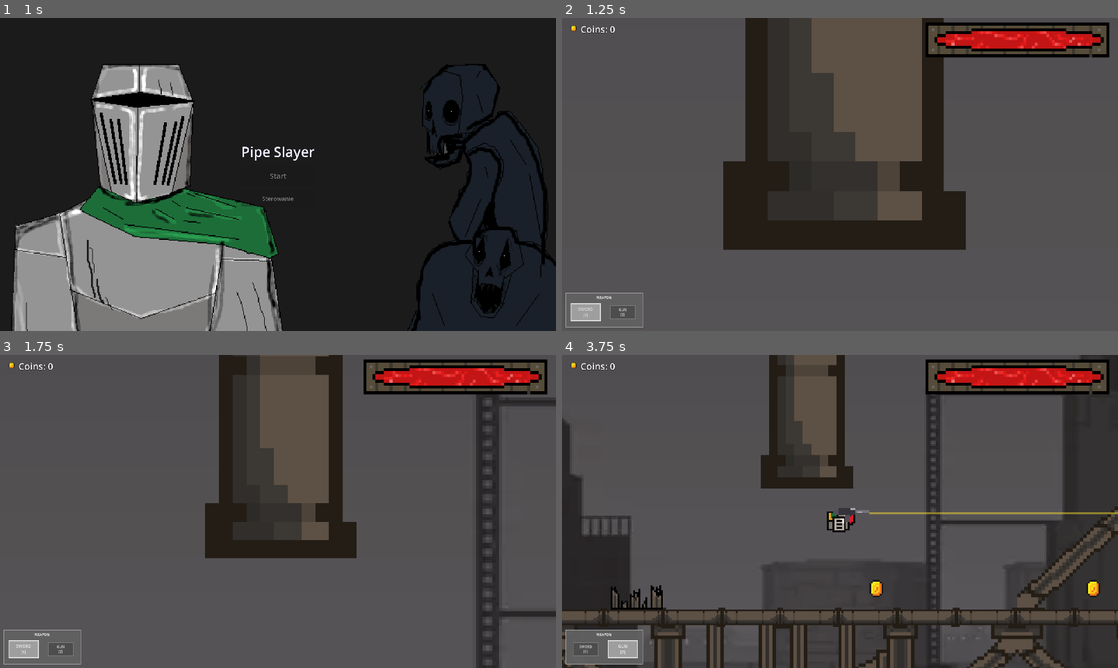
Above: before the commit, frames 1-4 (two rows, left to right).
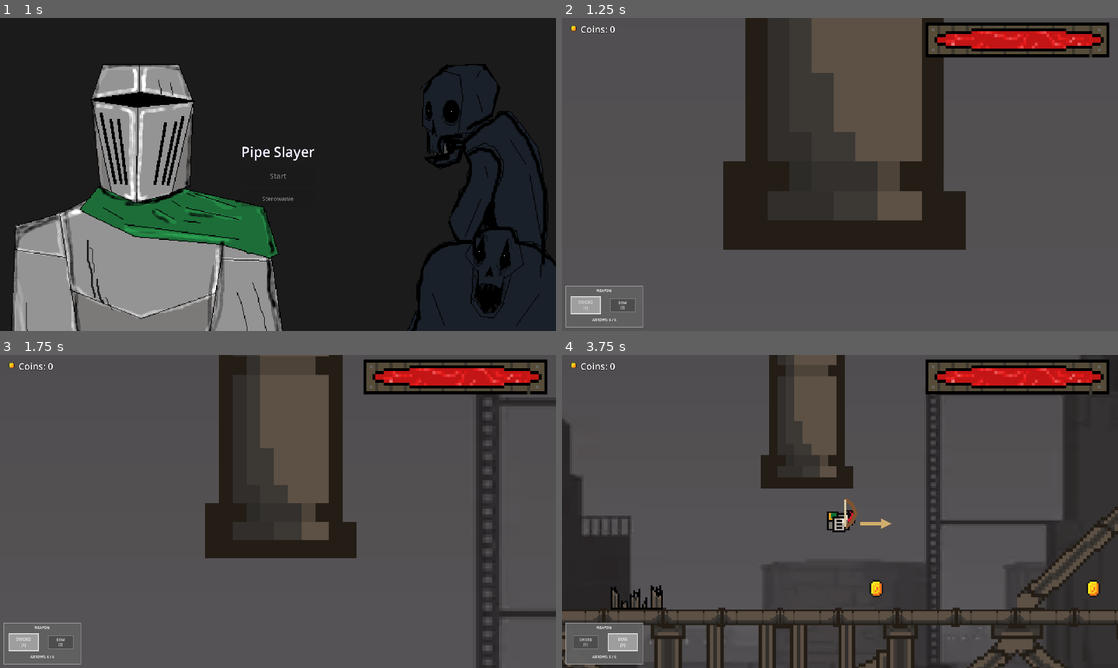
Above: after the commit, the same moments.

Repository: rkywsa/FemboyParty
Game: Godot game, scene res://MainMenu/main_menu.tscn
The game is run twice, just before and just after one commit, with the same random seed, the same clock (stepped at 60 frames per second) and the same inputs. Sound files missing from this copy of the repository are replaced by a short silence.
Inputs (mouse positions are in pixels of both pictures, inside the frame that each line leads up to):
- Up to frame 1 (1 s): click "Start" at 0.5 s
- Up to frame 2 (1.25 s): no input
- Up to frame 3 (1.75 s): click "SWORD [1]" at 1.25 s
- Up to frame 4 (3.75 s): click (623, 649) at 2 s, where only the run before the commit has a clickable "GUN [2]"; click (623, 642) at 2.75 s, where only the run after the commit has a clickable "BOW [2]"; tap Enter (ui_accept) at 3.5 s; move the mouse to (962, 495) at 3.52 s; hold Right (ui_right) from 3.53 s (still down); tap 2 at 3.6 s; click (962, 495) at 3.67 s

Frame 1 is identical in both runs. In frame 2, 0.5% of the frame differs, in the area x 0-15%, y 85-97%; in frame 3, 0.5%; in frame 4, 1.3%, in the area x 0-100%, y 45-97%.

Commit message:
everything change

Diff:
--- a/Enemy/enemy.gd
+++ b/Enemy/enemy.gd
@@ -1,4 +1,6 @@
 extends CharacterBody2D
+
+signal enemy_defeated
 
 @onready var animated_sprite: AnimatedSprite2D = $AnimatedSprite2D
 @onready var collision_shape: CollisionShape2D = $CollisionShape2D
@@ -40,6 +42,7 @@
 	weapon_health = maxi(weapon_health - amount, 0)
 	if weapon_health == 0:
 		defeated = true
+		enemy_defeated.emit()
 		velocity = Vector2.ZERO
 		collision_shape.set_deferred("disabled", true)
 		animated_sprite.play("die")
--- a/Graphics/level.gd
+++ b/Graphics/level.gd
@@ -15,7 +15,8 @@
 
 var coins: int = 0
 var sword_button: Button
-var rifle_button: Button
+var bow_button: Button
+var ammo_label: Label
 var end_reached := false
 var menu_buttons: Array[Button] = []
 var menu_focus_index := 0
@@ -34,7 +35,9 @@
 	health_bar.value = player.health
 	player.health_changed.connect(_on_player_health_changed)
 	player.weapon_changed.connect(_on_player_weapon_changed)
+	player.arrow_ammo_changed.connect(_on_player_arrow_ammo_changed)
 	_on_player_weapon_changed(player.current_weapon)
+	_on_player_arrow_ammo_changed(player.arrow_ammo, player.MAX_ARROW_AMMO)
 	menu_buttons = [restart_button, quit_button]
 	backgroundmusic.play()
 	await get_tree().create_timer(2.38).timeout
@@ -155,7 +158,7 @@
 	panel.name = "WeaponSelector"
 	panel.set_anchors_preset(Control.PRESET_BOTTOM_LEFT)
 	panel.offset_left = 12.0
-	panel.offset_top = -132.0
+	panel.offset_top = -156.0
 	panel.offset_right = 280.0
 	panel.offset_bottom = -12.0
 	panel.add_theme_stylebox_override("panel", _make_weapon_panel_style())
@@ -177,11 +180,16 @@
 	layout.add_child(weapon_row)
 
 	sword_button = _make_weapon_button("SWORD\n[1]")
-	rifle_button = _make_weapon_button("GUN\n[2]")
+	bow_button = _make_weapon_button("BOW\n[2]")
 	weapon_row.add_child(_make_weapon_slot(sword_button))
-	weapon_row.add_child(_make_weapon_slot(rifle_button))
+	weapon_row.add_child(_make_weapon_slot(bow_button))
 	sword_button.pressed.connect(player.select_weapon.bind("sword"))
-	rifle_button.pressed.connect(player.select_weapon.bind("rifle"))
+	bow_button.pressed.connect(player.select_weapon.bind("bow"))
+
+	ammo_label = Label.new()
+	ammo_label.horizontal_alignment = HORIZONTAL_ALIGNMENT_CENTER
+	ammo_label.add_theme_font_size_override("font_size", 12)
+	layout.add_child(ammo_label)
 
 
 func _make_weapon_slot(button: Button) -> CenterContainer:
@@ -229,11 +237,15 @@
 func _on_player_weapon_changed(weapon_name: String) -> void:
 	var sword_selected := weapon_name == "sword"
 	sword_button.custom_minimum_size = Vector2(104.0, 62.0) if sword_selected else Vector2(88.0, 48.0)
-	rifle_button.custom_minimum_size = Vector2(104.0, 62.0) if not sword_selected else Vector2(88.0, 48.0)
+	bow_button.custom_minimum_size = Vector2(104.0, 62.0) if not sword_selected else Vector2(88.0, 48.0)
 	sword_button.add_theme_font_size_override("font_size", 14 if sword_selected else 12)
-	rifle_button.add_theme_font_size_override("font_size", 14 if not sword_selected else 12)
+	bow_button.add_theme_font_size_override("font_size", 14 if not sword_selected else 12)
 	_set_weapon_button_style(sword_button, sword_selected)
-	_set_weapon_button_style(rifle_button, not sword_selected)
+	_set_weapon_button_style(bow_button, not sword_selected)
+
+
+func _on_player_arrow_ammo_changed(current_ammo: int, maximum_ammo: int) -> void:
+	ammo_label.text = "ARROWS: %d / %d" % [current_ammo, maximum_ammo]
 
 
 func _set_weapon_button_style(button: Button, selected: bool) -> void:
--- a/PlayerInteraction/player.gd
+++ b/PlayerInteraction/player.gd
@@ -2,6 +2,9 @@
 
 signal health_changed(current_health: int, maximum_health: int)
 signal weapon_changed(weapon_name: String)
+signal arrow_ammo_changed(current_ammo: int, maximum_ammo: int)
+
+const ARROW_SCENE: PackedScene = preload("res://arrow.tscn")
 
 @onready var animated_sprite: AnimatedSprite2D = $AnimatedSprite2D
 @onready var camera: Camera2D = $Camera2D
@@ -14,10 +17,12 @@
 const INTRO_ZOOM_MULTIPLIER: float = 3.0
 const INTRO_ZOOM_DURATION: float = 2.0
 const ATTACK_COOLDOWN: float = 1.0
+const BOW_COOLDOWN: float = 0.3
+const MAX_ARROW_AMMO: int = 6
+const AMMO_PER_KILL: int = 2
 const SWORD_RANGE: float = 42.0
-const RIFLE_RANGE: float = 600.0
 const SWORD_DAMAGE: int = 3
-const RIFLE_DAMAGE: int = 2
+const ARROW_DAMAGE: int = 2
 const KNOCKBACK_SPEED: float = 100.0
 const KNOCKBACK_DURATION: float = 0.1
 
@@ -26,14 +31,16 @@
 var attacking := false
 var hurt_animation_playing := false
 var attack_on_cooldown := false
+var bow_on_cooldown := false
 var health: int
+var arrow_ammo: int = MAX_ARROW_AMMO
 var facing_direction: float = 1.0
 var current_weapon: String = "sword"
 var knockback_direction: float = 0.0
 var knockback_time: float = 0.0
 var gamepad_jump_requested := false
-var rifle_visual: Node2D
-var rifle_sound: AudioStreamPlayer2D
+var bow_visual: Node2D
+var bow_sound: AudioStreamPlayer2D
 
 
 func _ready() -> void:
@@ -41,8 +48,8 @@
 	health = max_health
 	z_index = -1
 	animated_sprite.play("jump")
-	_create_rifle_visual()
-	_create_rifle_sound()
+	_create_bow_visual()
+	_create_bow_sound()
 
 	var normal_zoom := camera.zoom
 	camera.zoom = normal_zoom * INTRO_ZOOM_MULTIPLIER
@@ -61,48 +68,34 @@
 	movement_enabled = true
 
 
-func _create_rifle_visual() -> void:
-	# Small, axis-aligned color blocks keep the hand-built gun pixel-shaped.
-	rifle_visual = Node2D.new()
-	rifle_visual.name = "RifleVisual"
-	rifle_visual.visible = false
-	rifle_visual.z_index = 2
-	add_child(rifle_visual)
-
-	# Barrel, receiver, stock, grip, and pixel highlights; all dimensions are integers.
-	_add_rifle_part(PackedVector2Array([
-		Vector2(4, -2), Vector2(14, -2), Vector2(14, 0), Vector2(4, 0)
-	]), Color("#77727a"))
-	_add_rifle_part(PackedVector2Array([
-		Vector2(-4, -3), Vector2(6, -3), Vector2(6, 1), Vector2(-4, 1)
-	]), Color("#35323b"))
-	_add_rifle_part(PackedVector2Array([
-		Vector2(-7, -2), Vector2(-4, -2), Vector2(-4, 1), Vector2(-7, 1)
-	]), Color("#514c55"))
-	_add_rifle_part(PackedVector2Array([
-		Vector2(0, 1), Vector2(3, 1), Vector2(2, 5), Vector2(0, 5)
-	]), Color("#514c55"))
-	_add_rifle_part(PackedVector2Array([
-		Vector2(3, -3), Vector2(6, -3), Vector2(6, -2), Vector2(3, -2)
-	]), Color("#aaa3ad"))
-	_add_rifle_part(PackedVector2Array([
-		Vector2(7, -1), Vector2(10, -1), Vector2(10, 0), Vector2(7, 0)
-	]), Color("#aaa3ad"))
-
-
-func _add_rifle_part(points: PackedVector2Array, part_color: Color) -> void:
-	var part := Polygon2D.new()
-	part.polygon = points
-	part.color = part_color
-	rifle_visual.add_child(part)
-
-
-func _create_rifle_sound() -> void:
-	rifle_sound = AudioStreamPlayer2D.new()
-	rifle_sound.name = "RifleSound"
-	rifle_sound.stream = load("res://assets/sounds/tap.wav") as AudioStream
-	rifle_sound.volume_db = -4.0
-	add_child(rifle_sound)
+func _create_bow_visual() -> void:
+	bow_visual = Node2D.new()
+	bow_visual.name = "BowVisual"
+	bow_visual.visible = false
+	bow_visual.z_index = 2
+	add_child(bow_visual)
+
+	var bow := Line2D.new()
+	bow.width = 2.0
+	bow.default_color = Color("#80532f")
+	bow.points = PackedVector2Array([
+		Vector2(0, -8), Vector2(4, -5), Vector2(6, 0), Vector2(4, 5), Vector2(0, 8)
+	])
+	bow_visual.add_child(bow)
+
+	var string := Line2D.new()
+	string.width = 1.0
+	string.default_color = Color("#d8c99e")
+	string.points = PackedVector2Array([Vector2(0, -8), Vector2(0, 8)])
+	bow_visual.add_child(string)
+
+
+func _create_bow_sound() -> void:
+	bow_sound = AudioStreamPlayer2D.new()
+	bow_sound.name = "BowSound"
+	bow_sound.stream = load("res://assets/sounds/tap.wav") as AudioStream
+	bow_sound.volume_db = -4.0
+	add_child(bow_sound)
 
 
 func _unhandled_input(event: InputEvent) -> void:
@@ -111,7 +104,7 @@
 			JOY_BUTTON_A:
 				gamepad_jump_requested = true
 			JOY_BUTTON_RIGHT_SHOULDER:
-				select_weapon("rifle" if current_weapon == "sword" else "sword")
+				select_weapon("bow" if current_weapon == "sword" else "sword")
 			JOY_BUTTON_B:
 				_use_current_weapon()
 		return
@@ -120,7 +113,7 @@
 		if event.keycode == KEY_1:
 			select_weapon("sword")
 		elif event.keycode == KEY_2:
-			select_weapon("rifle")
+			select_weapon("bow")
 
 	if event is InputEventMouseButton \
 			and event.button_index == MOUSE_BUTTON_LEFT \
@@ -129,14 +122,14 @@
 
 
 func select_weapon(weapon_name: String) -> void:
-	if weapon_name not in ["sword", "rifle"]:
+	if weapon_name not in ["sword", "bow"]:
 		push_warning("Unknown weapon selected: %s" % weapon_name)
 		return
 	if current_weapon == weapon_name:
 		return
 
 	current_weapon = weapon_name
-	rifle_visual.visible = current_weapon == "rifle"
+	bow_visual.visible = current_weapon == "bow"
 	weapon_changed.emit(current_weapon)
 
 
@@ -146,7 +139,7 @@
 	if current_weapon == "sword":
 		_play_attack()
 	else:
-		_shoot_rifle()
+		_shoot_bow()
 
 
 func take_damage(amount: int, source_position: Vector2) -> void:
@@ -173,6 +166,29 @@
 	health_changed.emit(health, max_health)
 
 
+func add_arrow_ammo(amount: int) -> void:
+	if amount <= 0 or arrow_ammo >= MAX_ARROW_AMMO:
+		return
+
+	arrow_ammo = mini(arrow_ammo + amount, MAX_ARROW_AMMO)
+	arrow_ammo_changed.emit(arrow_ammo, MAX_ARROW_AMMO)
+
+
+func damage_enemy(enemy: Node, amount: int) -> void:
+	if not enemy.has_signal("enemy_defeated"):
+		push_warning("Enemy is missing its enemy_defeated signal: %s" % enemy.name)
+		return
+
+	var defeated_callable := Callable(self, "_on_enemy_defeated")
+	if not enemy.is_connected("enemy_defeated", defeated_callable):
+		enemy.connect("enemy_defeated", defeated_callable)
+	enemy.call("take_weapon_damage", amount, global_position)
+
+
+func _on_enemy_defeated() -> void:
+	add_arrow_ammo(AMMO_PER_KILL)
+
+
 func _physics_process(delta: float) -> void:
 	if intro_waiting:
 		gamepad_jump_requested = false
@@ -193,9 +209,9 @@
 		facing_direction = signf(direction)
 		animated_sprite.flip_h = direction < 0.0
 
-	if current_weapon == "rifle":
-		rifle_visual.position = Vector2(3.0 * facing_direction, 1.0)
-		rifle_visual.scale.x = facing_direction
+	if current_weapon == "bow":
+		bow_visual.position = Vector2(3.0 * facing_direction, 1.0)
+		bow_visual.scale.x = facing_direction
 
 	if knockback_time > 0.0:
 		knockback_time = maxf(knockback_time - delta, 0.0)
@@ -260,39 +276,34 @@
 			target = enemy
 
 	if is_instance_valid(target) and target.has_method("take_weapon_damage"):
-		target.call("take_weapon_damage", SWORD_DAMAGE, global_position)
-
-
-func _shoot_rifle() -> void:
-	# Fire from the lowered gun's muzzle, so the yellow shot visibly exits its barrel.
-	var muzzle := global_position + Vector2(17.0 * facing_direction, 1.0)
-	var to := muzzle + Vector2(facing_direction * RIFLE_RANGE, 0.0)
-	var query := PhysicsRayQueryParameters2D.create(muzzle, to)
-	query.exclude = [self]
-	var hit := get_world_2d().direct_space_state.intersect_ray(query)
-
-	var shot_end: Vector2 = to
-	if not hit.is_empty():
-		shot_end = hit["position"]
-		var target: Object = hit["collider"]
-		if target is Node and target.is_in_group("enemy") and target.has_method("take_weapon_damage"):
-			target.call("take_weapon_damage", RIFLE_DAMAGE, global_position)
-
-	if rifle_sound.stream != null:
-		rifle_sound.play()
-	_show_rifle_shot(muzzle, shot_end)
-
-
-func _show_rifle_shot(from: Vector2, to: Vector2) -> void:
-	var shot_line := Line2D.new()
-	shot_line.width = 1.0
-	shot_line.antialiased = false
-	shot_line.default_color = Color("#ffe52b")
-	shot_line.points = PackedVector2Array([to_local(from), to_local(to)])
-	add_child(shot_line)
-	var tween := create_tween()
-	tween.tween_property(shot_line, "modulate:a", 0.0, 0.12)
-	tween.finished.connect(shot_line.queue_free)
+		damage_enemy(target, SWORD_DAMAGE)
+
+
+func _shoot_bow() -> void:
+	if bow_on_cooldown or arrow_ammo <= 0:
+		return
+
+	arrow_ammo -= 1
+	arrow_ammo_changed.emit(arrow_ammo, MAX_ARROW_AMMO)
+	bow_on_cooldown = true
+
+	var arrow := ARROW_SCENE.instantiate() as Area2D
+	var scene_root := get_tree().current_scene
+	if scene_root == null:
+		push_error("Could not fire arrow because there is no current scene.")
+		arrow.queue_free()
+		arrow_ammo = mini(arrow_ammo + 1, MAX_ARROW_AMMO)
+		arrow_ammo_changed.emit(arrow_ammo, MAX_ARROW_AMMO)
+		bow_on_cooldown = false
+		return
+
+	scene_root.add_child(arrow)
+	arrow.global_position = global_position + Vector2(9.0 * facing_direction, 0.0)
+	arrow.call("launch", facing_direction, ARROW_DAMAGE, self)
+	if bow_sound.stream != null:
+		bow_sound.play()
+	await get_tree().create_timer(BOW_COOLDOWN).timeout
+	bow_on_cooldown = false
 
 
 func _play_hurt() -> void:
--- /dev/null
+++ b/arrow.gd
@@ -0,0 +1,38 @@
+extends Area2D
+
+const SPEED: float = 260.0
+const GRAVITY: float = 40.0
+const LIFETIME: float = 4.0
+
+var velocity: Vector2 = Vector2.ZERO
+var damage: int = 0
+var source_position: Vector2 = Vector2.ZERO
+var shooter: Node
+var life_remaining: float = LIFETIME
+
+
+func launch(direction: float, arrow_damage: int, firing_player: Node2D) -> void:
+	velocity = Vector2(direction * SPEED, -8.0)
+	damage = arrow_damage
+	shooter = firing_player
+	source_position = firing_player.global_position
+	rotation = 0.0 if direction >= 0.0 else PI
+
+
+func _physics_process(delta: float) -> void:
+	global_position += velocity * delta
+	velocity.y += GRAVITY * delta
+	life_remaining -= delta
+	if life_remaining <= 0.0:
+		queue_free()
+
+
+func _on_body_entered(body: Node2D) -> void:
+	if body.is_in_group("enemy"):
+		if is_instance_valid(shooter) and shooter.has_method("damage_enemy"):
+			shooter.call("damage_enemy", body, damage)
+		elif body.has_method("take_weapon_damage"):
+			body.call("take_weapon_damage", damage, source_position)
+		queue_free()
+	elif not body.is_in_group("player"):
+		queue_free()
--- /dev/null
+++ b/arrow.tscn
@@ -0,0 +1,20 @@
+[gd_scene load_steps=3 format=3]
+
+[ext_resource type="Script" path="res://arrow.gd" id="1_arrow"]
+
+[sub_resource type="RectangleShape2D" id="ArrowCollision"]
+size = Vector2(14, 4)
+
+[node name="Arrow" type="Area2D"]
+collision_layer = 0
+collision_mask = 1
+script = ExtResource("1_arrow")
+
+[node name="ArrowShape" type="Polygon2D" parent="."]
+polygon = PackedVector2Array(-8, -1, 4, -1, 4, -3, 10, 0, 4, 3, 4, 1, -8, 1)
+color = Color(0.82, 0.68, 0.42, 1)
+
+[node name="CollisionShape2D" type="CollisionShape2D" parent="."]
+shape = SubResource("ArrowCollision")
+
+[connection signal="body_entered" from="." to="." method="_on_body_entered"]
Not shown, added: arrow.gd.uid
